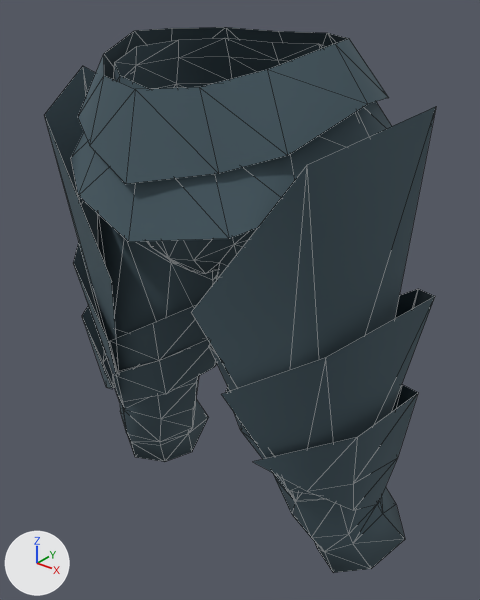
An edit to the glTF model public/models/lc/gear/ni_bd_019.glb, drawn before and after from the same camera.
The view is the same before and after, from a 50 mm lens placed at (0.606, -0.727, 1.343), pointed at (0.0, 0.031, 0.873). The axes (+X, +Y, +Z) are drawn at lower left. The lights are the same throughout. The first picture is the older version. Mesh edges are drawn as thin lines.

Script lines for the objects in view, before the commit:
```python
mat_ni_bd_019 = principled_material('ni_bd_019')
mat_ni_bd_019.base_color = (0.0733, 0.119, 0.145)  # dark blue #4d616a
mat_ni_bd_019.metallic = 0.25
mat_ni_bd_019.roughness = 0.9
me_ni_bd_019 = bpy.data.meshes.new('ni_bd_019')
me_ni_bd_019.from_pydata(...)  # 342 vertices, 542 faces; spans x -0.328..0.328, y -0.196..0.25, z 0.46..1.275
me_ni_bd_019.materials.append(mat_ni_bd_019)  # dark blue #4d616a
ob_ni_bd_019 = bpy.data.objects.new('ni_bd_019', me_ni_bd_019)
ob_ni_bd_019.location = (0.0, 0.0, 0.0)
```
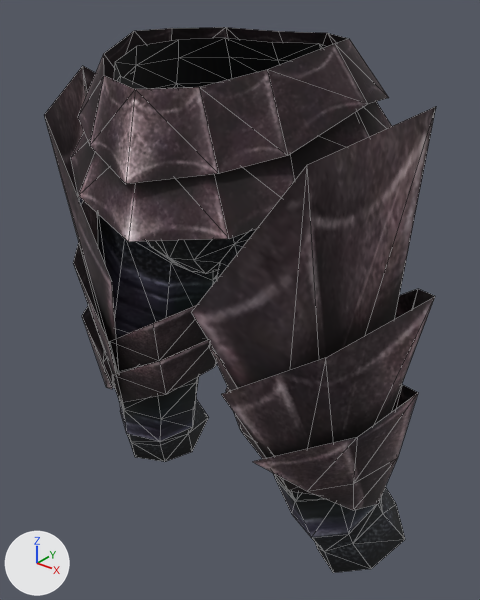
The edits, one by one:
Picture 'ni_bd_019' (img_ni_bd_019) is new.
In material 'ni_bd_019' (mat_ni_bd_019), base_color is no longer (0.0733, 0.119, 0.145), dark blue #4d616a.
In material 'ni_bd_019' (mat_ni_bd_019), metallic goes from 0.25 to 0.0.
In material 'ni_bd_019' (mat_ni_bd_019), texture is now set to img_ni_bd_019.
me_ni_bd_019 has 342 vertices, 542 faces and spans x -0.328..0.328, y -0.196..0.25, z 0.46..1.275.
me_ni_bd_019 is used by ob_ni_bd_019; location (0.0, 0.0, 0.0).
Part 1, on me_ni_bd_019:
12 faces are deleted.
12 new faces join them.

Changed parts and their boxes (x1, y1, x2, y2) in the pictures (480 x 600 px; the box of a moved part takes in the faces that stretch with it):
'ni_bd_019', surface changed: (44, 27, 436, 573) in both
part 1 of me_ni_bd_019, moved or reshaped (mostly hidden): (117, 76, 192, 89) in both
